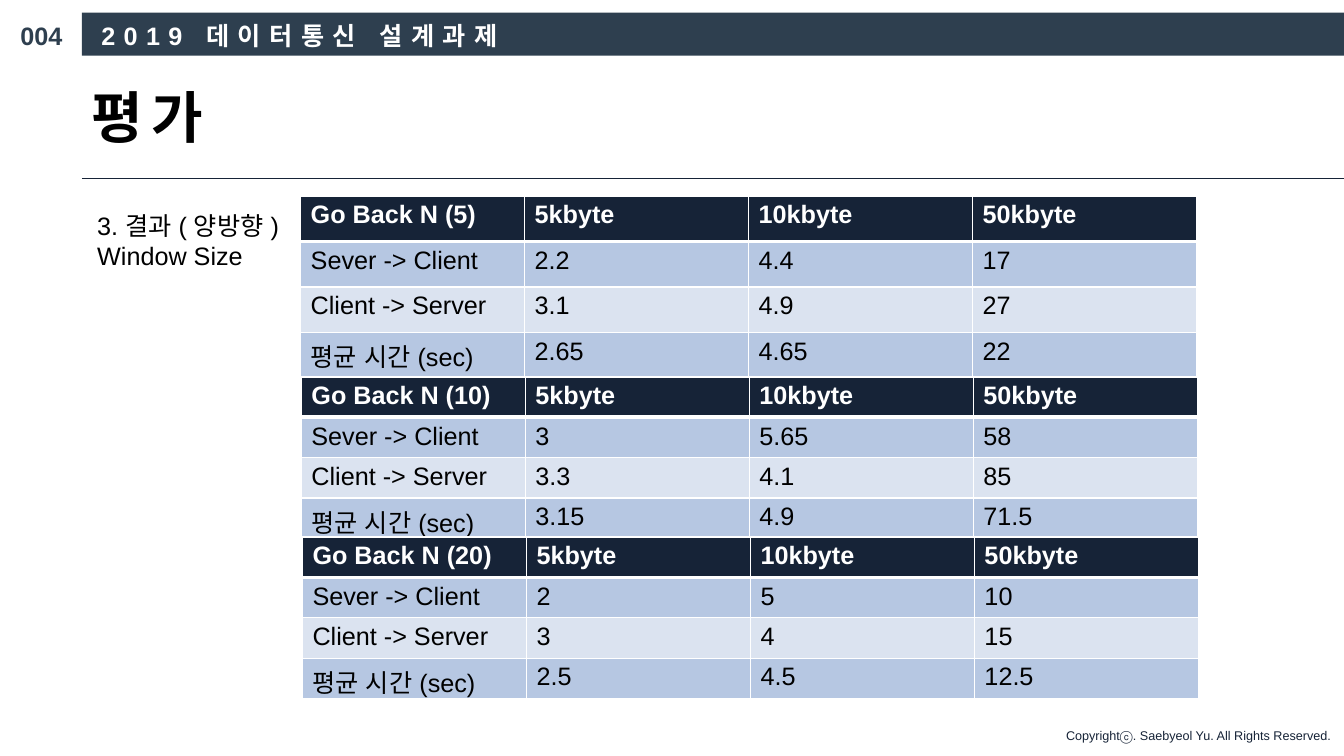
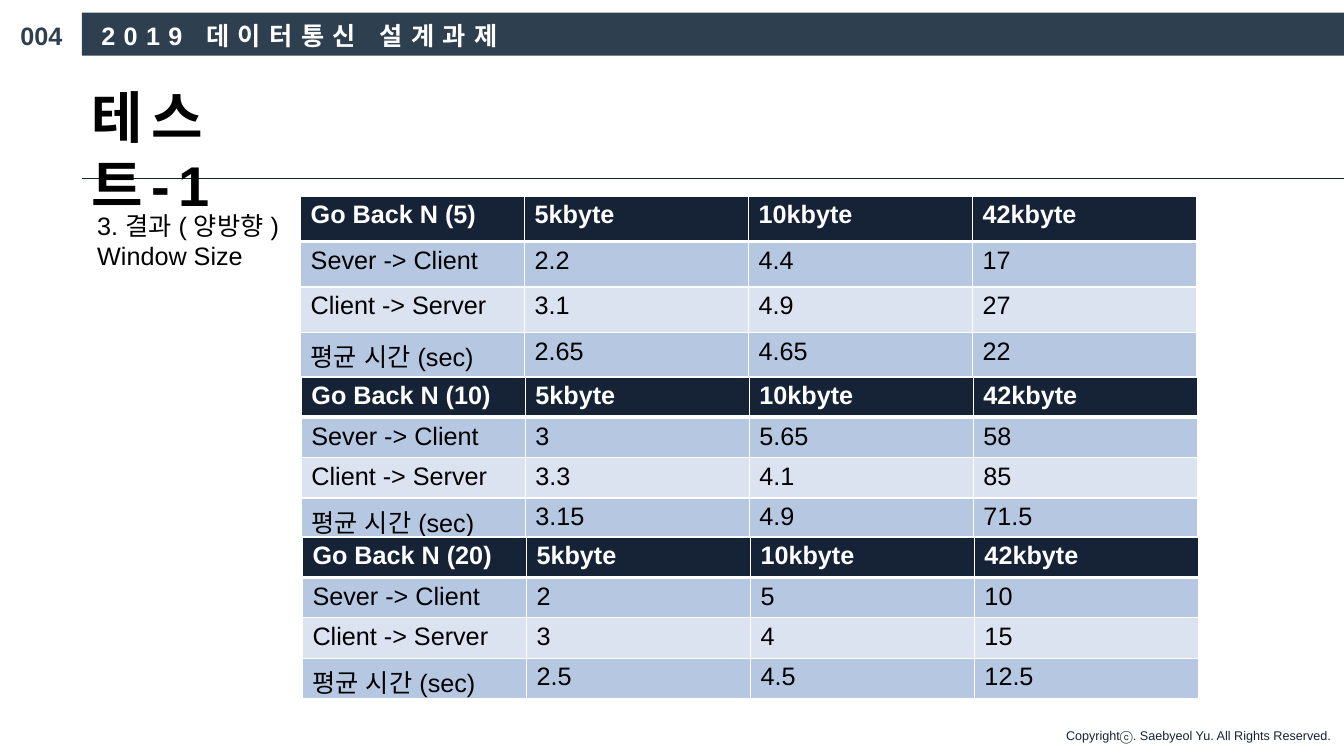
Before and after one commit to chattermproject2019/chatting_TCP, a slide deck: slide 47 of 4조 데이터통신 발표 PPT.pptx (slide 45 before the commit). Drawn at 1344x756 pixels with LibreOffice and Linux fonts; fonts in the diff are those of the drawing. Boxes give left, top, right and bottom in pixels: in the first picture for what was removed or moved away, otherwise in the second. Text is boxed around its words. In the diff, an @@ line names an element or a change of style, - is before the commit and + after.

```diff
--- a/4조 데이터통신 발표 PPT.pptx
+++ b/4조 데이터통신 발표 PPT.pptx
@@ text at bbox=[92, 91, 210, 220]: text changed @@
-평가
+테스트-1
@@ table at bbox=[300, 196, 1196, 378] @@
-row 1, column 4: 50kbyte
+row 1, column 4: 42kbyte
@@ table at bbox=[301, 377, 1197, 542] @@
-row 1, column 4: 50kbyte
+row 1, column 4: 42kbyte
@@ table at bbox=[302, 537, 1198, 702] @@
-row 1, column 4: 50kbyte
+row 1, column 4: 42kbyte
```
Also in this commit, not shown: 6 other slides changed, 4 slides added, 1 slide removed, 1 other file.
